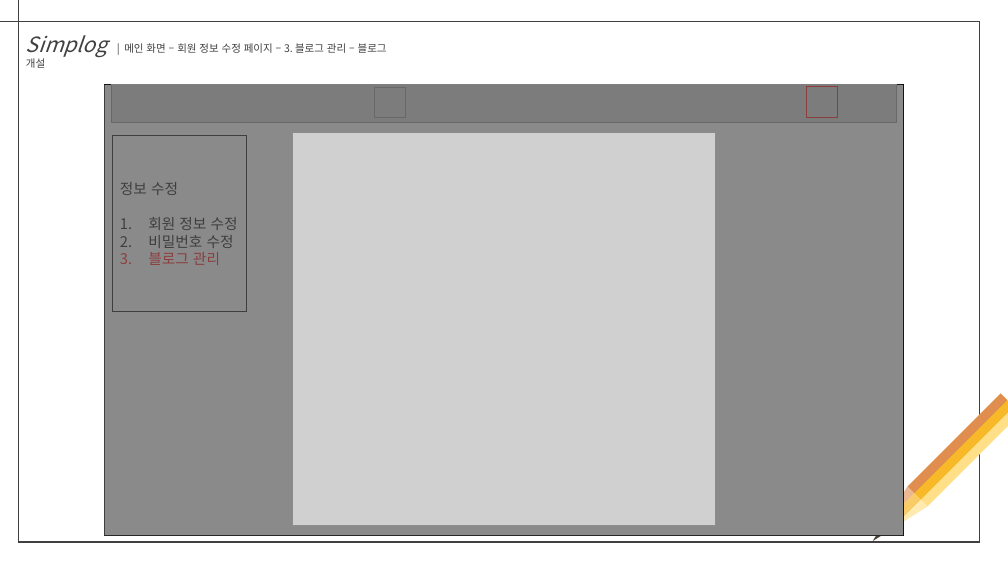
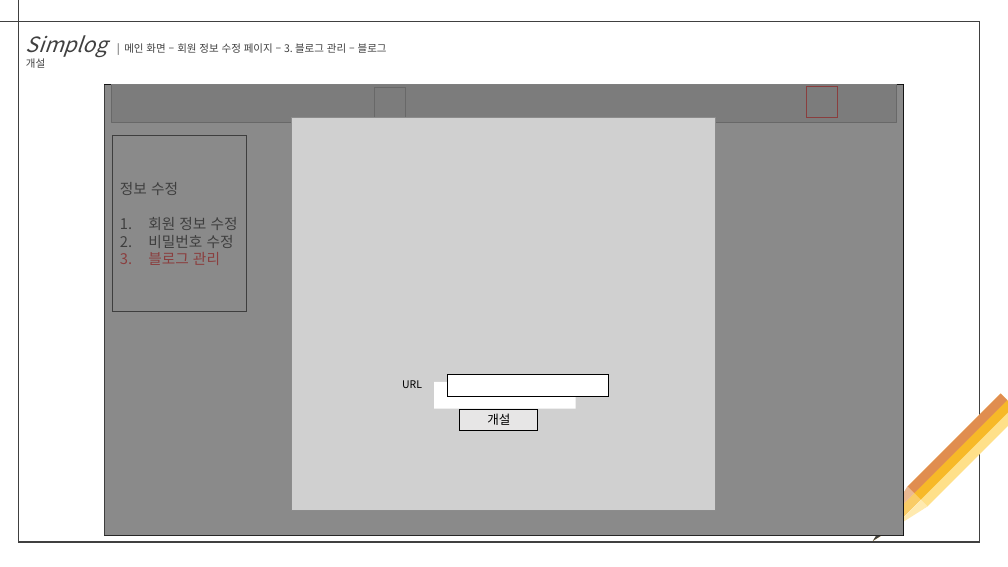
Before and after one commit to ticod/simplog, a slide deck: slide 17 of docs/[simplog] 화면 설계.pptx. Drawn at 1008x567 pixels with LibreOffice and Linux fonts; fonts in the diff are those of the drawing; grey boxes stand for pictures. Boxes give left, top, right and bottom in pixels: in the first picture for what was removed or moved away, otherwise in the second. Text is boxed around its words. In the diff, an @@ line names an element or a change of style, - is before the commit and + after.

```diff
--- a/docs/[simplog] 화면 설계.pptx
+++ b/docs/[simplog] 화면 설계.pptx
@@ picture: place and size @@
-picture at <box>293,133,716,526</box>
+picture at <box>292,118,715,510</box>
@@ text added at <box>402,380,422,388</box>, 10 pt, text #000000 @@
+URL
@@ rectangle added at <box>434,382,575,409</box>, fill #FFFFFF @@
@@ rectangle added at <box>448,374,608,396</box>, fill #FFFFFF, outline #000000 1 pt @@
@@ rectangle added at <box>460,409,538,431</box>, fill #E7E6E6, outline #000000 1 pt, 12 pt, text #000000 @@
+개설
```
Also in this commit, not shown: 6 other slides changed, 2 slides removed, 1 other file.
